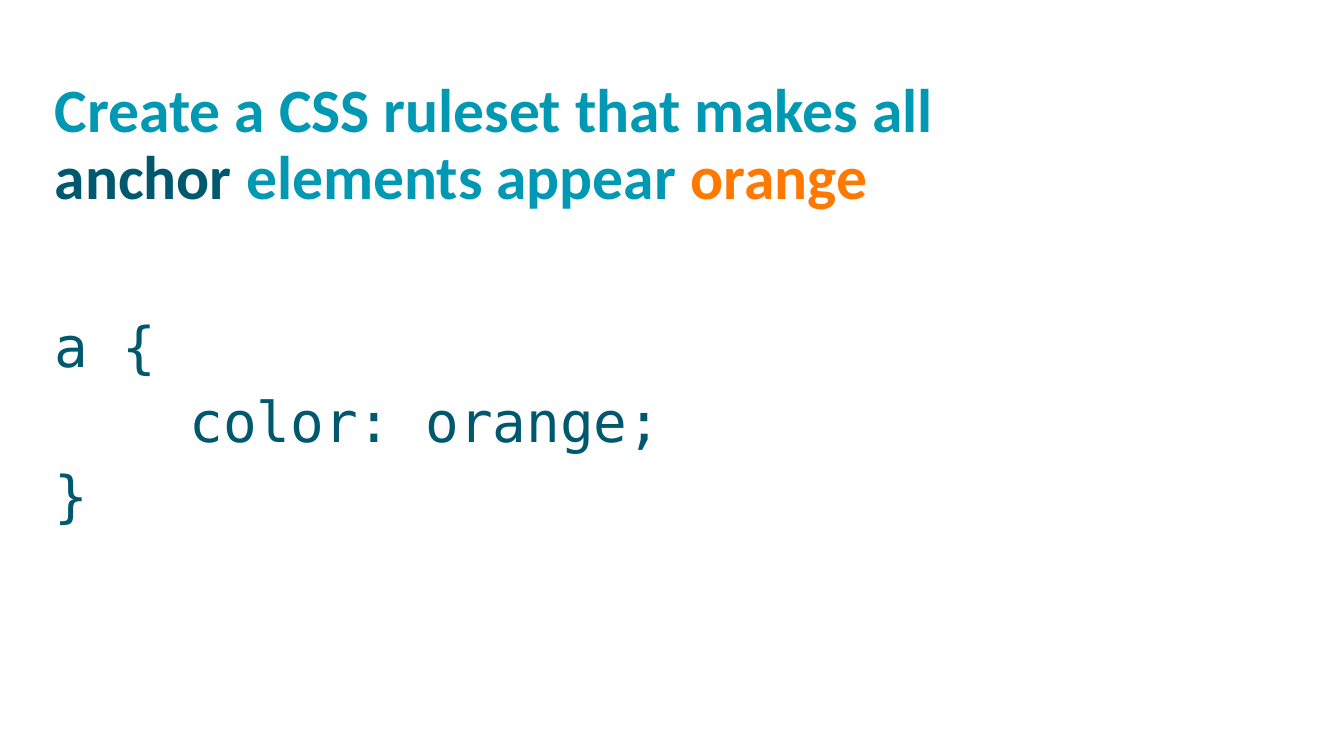
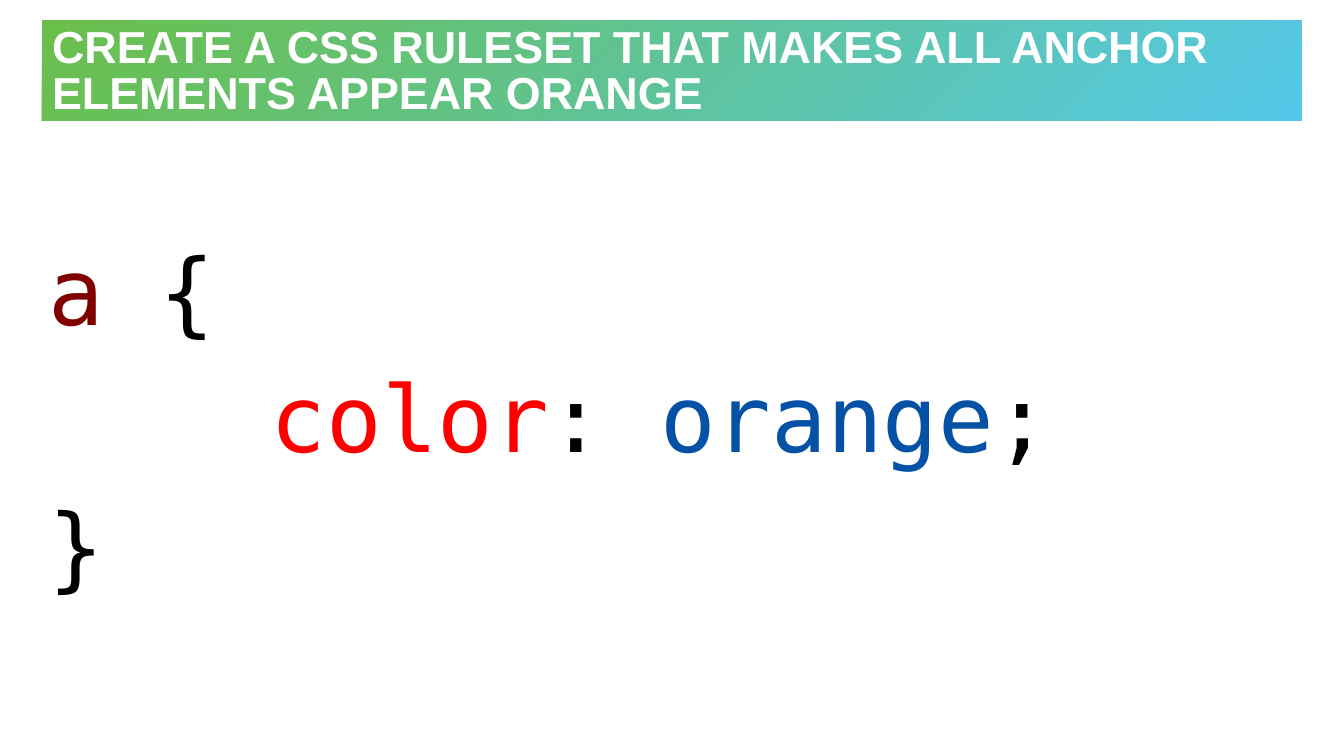
Before and after one commit to hytechclub/web-101, a slide deck: slide 11 of Week06/HtmlCssReviewActivity.pptx. Drawn at 1344x756 pixels with LibreOffice and Linux fonts; fonts in the diff are those of the drawing; background and template pictures are left out. Boxes give left, top, right and bottom in pixels: in the first picture for what was removed or moved away, otherwise in the second. Text is boxed around its words. In the diff, an @@ line names an element or a change of style, - is before the commit and + after.

```diff
--- a/Week06/HtmlCssReviewActivity.pptx
+++ b/Week06/HtmlCssReviewActivity.pptx
@@ title "CREATE A CSS RULESET THAT ...": place and size @@
-title "CREATE A CSS RULESET THAT ..." at (55,88,933,210)
+title "CREATE A CSS RULESET THAT ..." at (42,20,1303,121)
@@ title "CREATE A CSS RULESET THAT ..." at (42,20,1303,121): vertical alignment top to middle; fill none to gradient #6ABF4B to #54C8E8 @@
@@ title at (52,31,1208,110): text changed; size 44 to 32 pt; font Calibri to Arial; text colour #0098B2 to #FFFFFF @@
-Create a CSS ruleset that makes all anchor elements appear orange
+CREATE A CSS RULESET THAT MAKES ALL ANCHOR ELEMENTS APPEAR ORANGE
@@ text "a {": place and size @@
-text "a {" at (55,335,661,453)
+text "a {" at (48,273,1049,471)
@@ text "a {" at (48,273,1049,471): size 40 to 66 pt; text colour #00586E to #800000 in "a"; text colour #00586E to #000000 in "{", "color: orange;", "}"; text colour #00586E to #FF0000 in "color:"; text colour #00586E to #0451A5 in "orange;"; indent changed; line spacing 0.9 to 1; more space between paragraphs; vertical alignment top to middle @@
```
Also in this commit, not shown: 11 other slides changed, 2 slides added, 2 slides removed, 2 other files.
